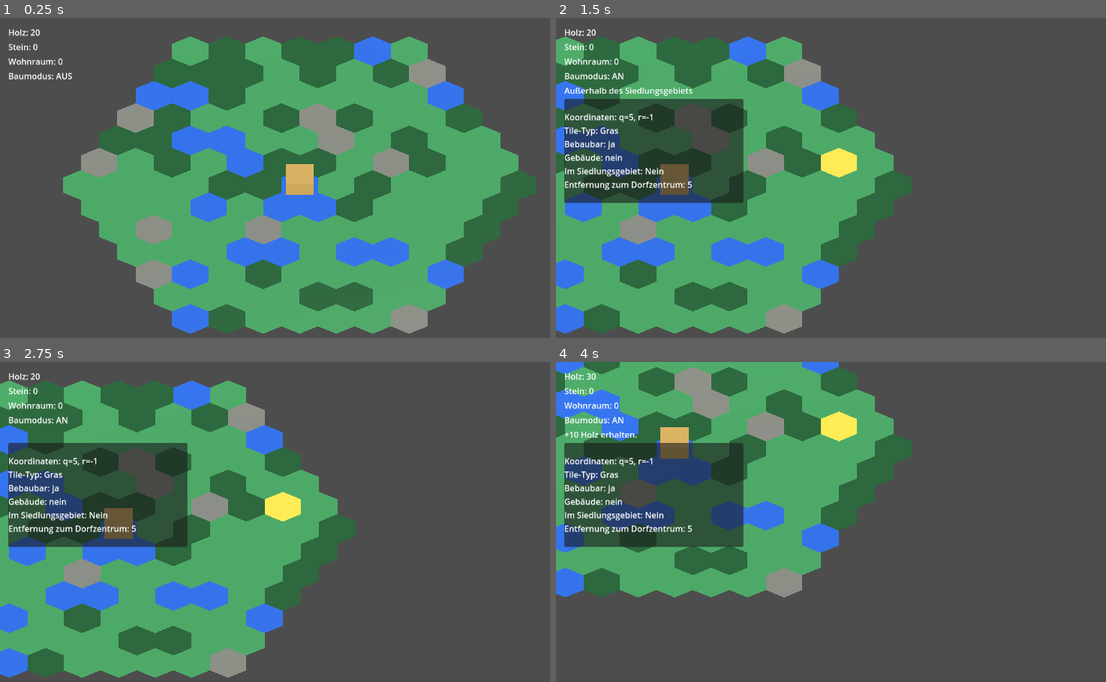
Above: before the commit, frames 1-4 (two rows, left to right).
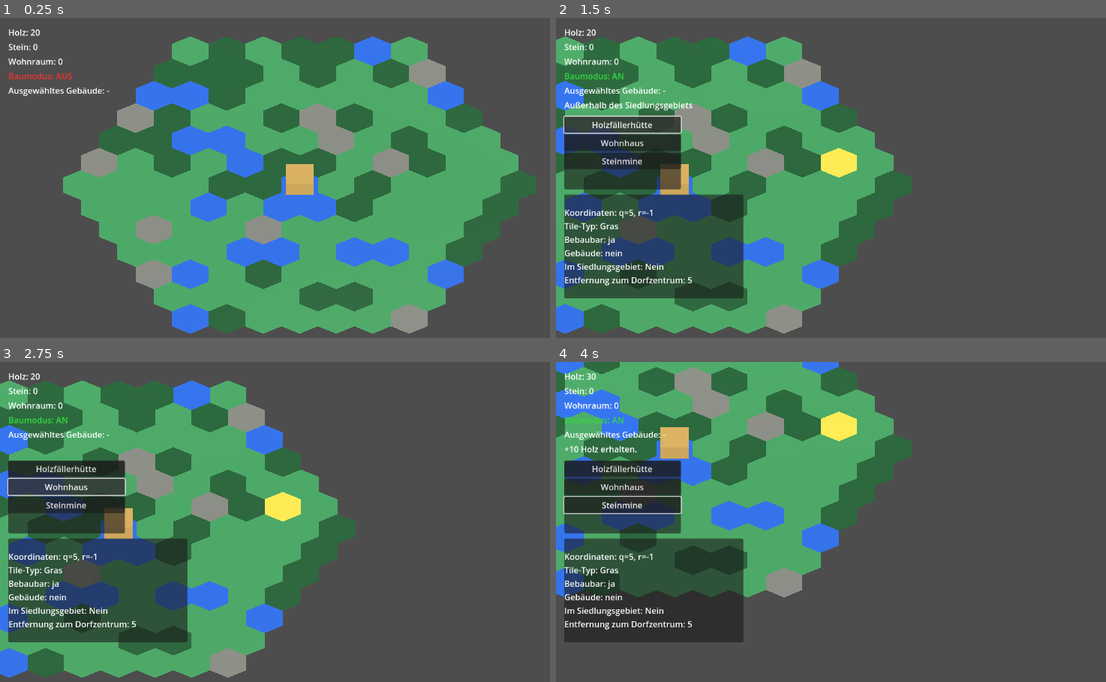
Above: after the commit, the same moments.

Repository: Ranu4922/CodexGame
Game: Godot game, scene res://scenes/Main.tscn
The game is run twice, just before and just after one commit, with the same random seed, the same clock (stepped at 60 frames per second) and the same inputs.
Inputs (mouse positions are in pixels of both pictures, inside the frame that each line leads up to):
- Up to frame 1 (0.25 s): no input
- Up to frame 2 (1.5 s): tap Enter at 0.5 s; move the mouse to (985, 168) at 0.52 s; hold D 0.53-1.25 s; tap B at 0.6 s; click (985, 168) at 0.67 s; click (622, 123) at 1.25 s, where only the run after the commit has a clickable "Holzfällerhütte"
- Up to frame 3 (2.75 s): click (66, 486) at 2 s, where only the run after the commit has a clickable "Wohnhaus"
- Up to frame 4 (4 s): click (622, 506) at 2.75 s, where only the run after the commit has a clickable "Steinmine"; tap Space at 3.5 s; move the mouse to (737, 547) at 3.52 s; hold S from 3.53 s (still down); tap R at 3.6 s

The runs differ from the first frame. In frame 1, 0.3% of the frame differs, in the area x 1-20%, y 17-25%; in frame 2, 18%; in frame 3, 18%; in frame 4, 18%, in the area x 1-35%, y 17-88%.
Error before the commit: Invalid access to property or key 'pressed' on a base object of type 'null instance'. (res://scripts/game_world.gd:30)
Error after the commit: Invalid call. Nonexistent function 'select_building (via call)' in base 'Node3D (hex_grid.gd)'. (res://scripts/game_world.gd:115)

Commit message:
Add build menu scene nodes

Diff:
--- a/scenes/GameWorld.tscn
+++ b/scenes/GameWorld.tscn
@@ -53,19 +53,51 @@
 offset_bottom = 132.0
 text = "Baumodus: AUS"
 
+[node name="SelectedBuildingLabel" type="Label" parent="CanvasLayer"]
+offset_left = 16.0
+offset_top = 128.0
+offset_right = 440.0
+offset_bottom = 160.0
+text = "Ausgewähltes Gebäude: -"
+
 [node name="MessageLabel" type="Label" parent="CanvasLayer"]
 offset_left = 16.0
-offset_top = 128.0
+offset_top = 156.0
 offset_right = 760.0
-offset_bottom = 160.0
+offset_bottom = 188.0
 text = ""
+
+[node name="BuildMenu" type="PanelContainer" parent="CanvasLayer"]
+visible = false
+offset_left = 16.0
+offset_top = 190.0
+offset_right = 240.0
+offset_bottom = 330.0
+
+[node name="VBoxContainer" type="VBoxContainer" parent="CanvasLayer/BuildMenu"]
+offset_left = 7.0
+offset_top = 7.0
+offset_right = 217.0
+offset_bottom = 133.0
+
+[node name="LumberjackButton" type="Button" parent="CanvasLayer/BuildMenu/VBoxContainer"]
+layout_mode = 2
+text = "Holzfällerhütte"
+
+[node name="HouseButton" type="Button" parent="CanvasLayer/BuildMenu/VBoxContainer"]
+layout_mode = 2
+text = "Wohnhaus"
+
+[node name="StoneMineButton" type="Button" parent="CanvasLayer/BuildMenu/VBoxContainer"]
+layout_mode = 2
+text = "Steinmine"
 
 [node name="InfoPanel" type="PanelContainer" parent="CanvasLayer"]
 visible = false
 offset_left = 16.0
-offset_top = 156.0
+offset_top = 340.0
 offset_right = 360.0
-offset_bottom = 356.0
+offset_bottom = 540.0
 
 [node name="InfoLabel" type="Label" parent="CanvasLayer/InfoPanel"]
 offset_left = 7.0
